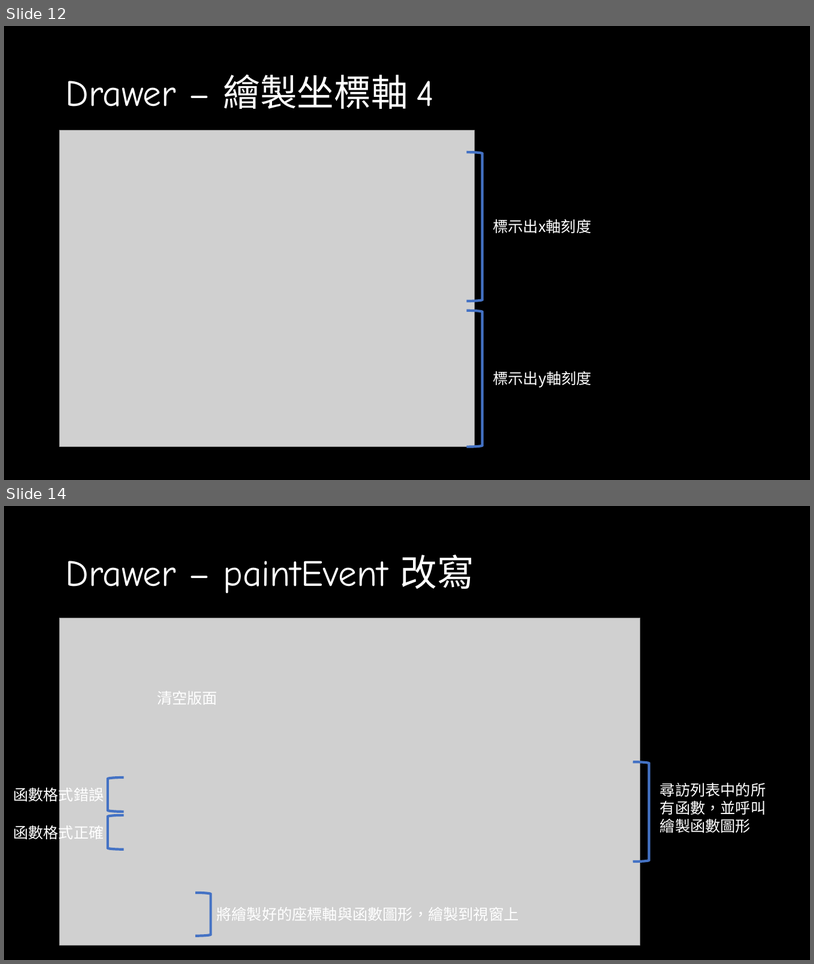
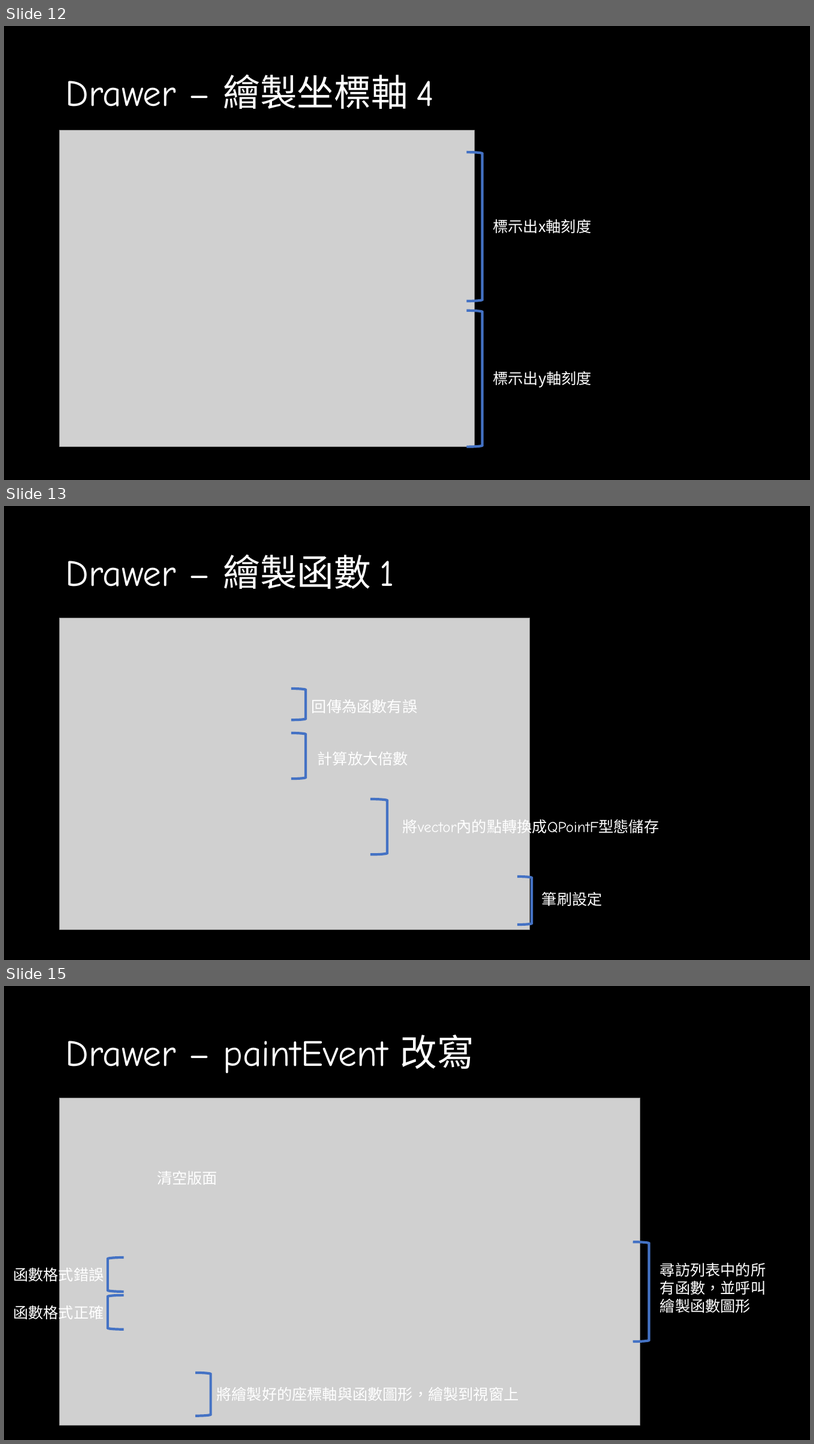
Before and after one commit to yuchen5564/OOP-Project_Equation-Drawing, a slide deck: Equation Drawing.pptx. Shown one above the other, each under a label of ours: slides 12 and 14 before the commit, slides 12, 13 and 15 after it; the slides between them are not shown. The pictures are 814x964 and 814x1444 pixels, drawn with LibreOffice and Linux fonts; fonts in the diff are those of the drawing; grey boxes stand for pictures. Boxes give left, top, right and bottom in pixels: in the first picture for what was removed or moved away, otherwise in the second. Text is boxed around its words. In the diff, an @@ line names an element or a change of style, - is before the commit and + after.

```diff
--- a/Equation Drawing.pptx
+++ b/Equation Drawing.pptx
@@ slide 13 added at bbox=[4, 506, 810, 960], background #000000 @@
@@ title added at bbox=[65, 554, 394, 589], 44 pt, text #FFFFFF @@
+Drawer – 繪製函數 1
@@ picture added at bbox=[60, 618, 530, 930] @@
@@ right bracket added at bbox=[291, 688, 306, 720], outline #4472C4 3 pt @@
@@ text added at bbox=[312, 699, 417, 713], 18 pt, text #FFFFFF @@
+回傳為函數有誤
@@ right bracket added at bbox=[291, 733, 306, 778], outline #4472C4 3 pt @@
@@ text added at bbox=[318, 751, 408, 765], 18 pt, text #FFFFFF @@
+計算放大倍數
@@ right bracket added at bbox=[371, 799, 387, 855], outline #4472C4 3 pt @@
@@ text added at bbox=[403, 817, 659, 836], 18 pt, text #FFFFFF @@
+將vector內的點轉換成QPointF型態儲存
@@ right bracket added at bbox=[518, 876, 532, 924], outline #4472C4 3 pt @@
@@ text added at bbox=[542, 891, 603, 906], 18 pt, text #FFFFFF @@
+筆刷設定
@@ what was slide 14 is now slide 15 @@
```
Also in this commit, not shown: 2 slides changed, 2 other slides added, 1 slide removed, 2 other files.
